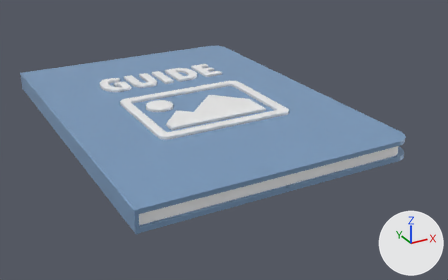
Renders of the glTF model _source/_assets/public/guide-book.gltf from each side of a commit.
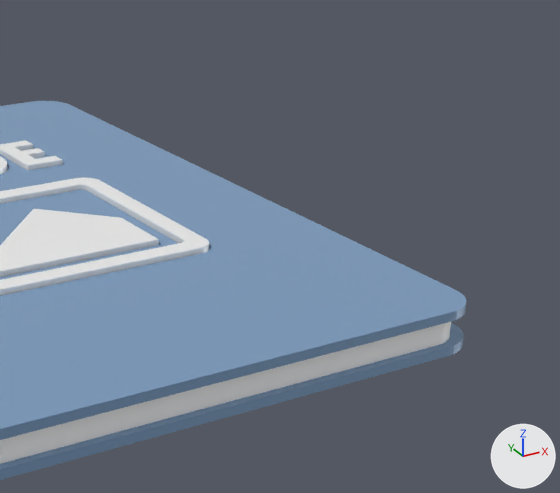
There are two pictures of each version: one whole from a 50 mm camera at (-4.91, -10.2, 4.48) aimed at (0.59, -0.2, -0.53), one close up on the part from 43% to 100% of the width and 0% to 80% of the height. Arrows for +X, +Y and +Z are at lower right; the lights stay in place. Where no turn or scale is listed for an object, it has been applied to the vertices.

Objects in the first close-up: 'Bottom', 'Curve', 'Curve.002', 'Curve.007', 'Paper', 'Top Cover'.
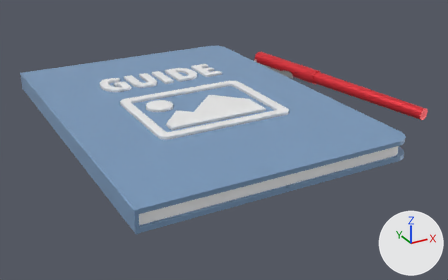
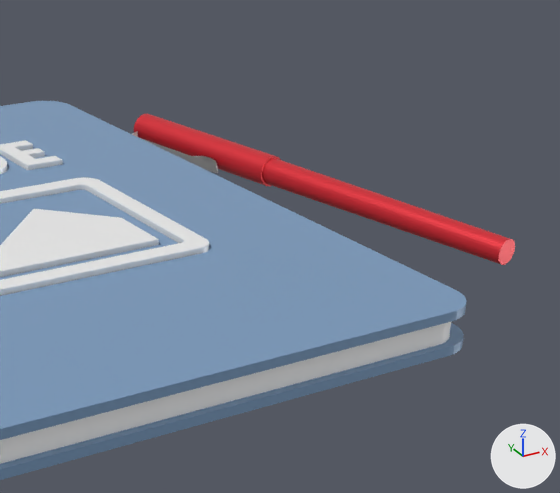
Commit message: Added Pen

Where the change shows, as pixel boxes (x1, y1, x2, y2) in the close-ups (560 x 493 px):
'Handle', added (red)
    after: (262, 158, 515, 265)
'Cap', added (red)
    after: (134, 114, 281, 186)
'Hook', added
    after: (132, 131, 218, 173)

Diff of the bpy script that builds the scene:
```diff
--- a/_source/_assets/public/guide-book.gltf.py
+++ b/_source/_assets/public/guide-book.gltf.py
@@ mat_pen_hook @@
+mat_pen_hook = principled_material('Pen Hook')
+mat_pen_hook.base_color = (0.8, 0.8, 0.8)  # white #e7e7e7
+mat_pen_hook.metallic = 1.0
+mat_pen_hook.roughness = 0.4
@@ mat_pen @@
+mat_pen = principled_material('Pen')
+mat_pen.base_color = (0.753, 0.0262, 0.0409)  # red #e12d39
+mat_pen.metallic = 0.411
+mat_pen.roughness = 0.4
@@ me_nurbspath_002 @@
+me_nurbspath_002.from_pydata(...)  # 192 vertices, 190 faces; spans x -0.847..-0.54, y 1.898..3.235, z -0.094..0.054
+me_nurbspath_002.materials.append(mat_pen_hook)  # white #e7e7e7
@@ me_cone @@
+me_cone.from_pydata(...)  # 64 vertices, 124 faces; spans x -0.42..0.4, y -1.58..1.58, z -0.14..0.16
+me_cone.materials.append(mat_pen)  # red #e12d39
@@ me_cylinder_001 @@
+me_cylinder_001.from_pydata(...)  # 64 vertices, 124 faces; spans x -0.33..0.33, y -0.99..0.99, z -0.17..0.17
+me_cylinder_001.materials.append(mat_pen)  # red #e12d39
@@ ob_hook @@
+ob_hook = bpy.data.objects.new('Hook', me_nurbspath_002)
+ob_hook.location = (3.677, -0.834, 0.099)
@@ ob_handle @@
+ob_handle = bpy.data.objects.new('Handle', me_cone)
+ob_handle.location = (3.642, -0.643, 0.102)
@@ ob_cap @@
+ob_cap = bpy.data.objects.new('Cap', me_cylinder_001)
+ob_cap.location = (3.245, 1.53, 0.132)
```
